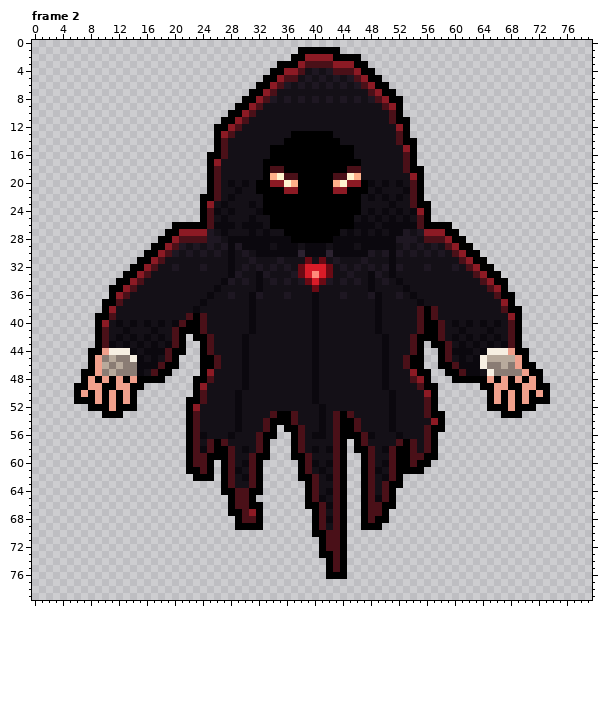
A pixel-art file gets an edit: Art/Source/Enemies_Ghost_idle.aseprite. That is the earlier state.
80x80 pixels, 4 frames. Shown: frame 2. The commit also changed other frames, which this record leaves out.
Now the later version:
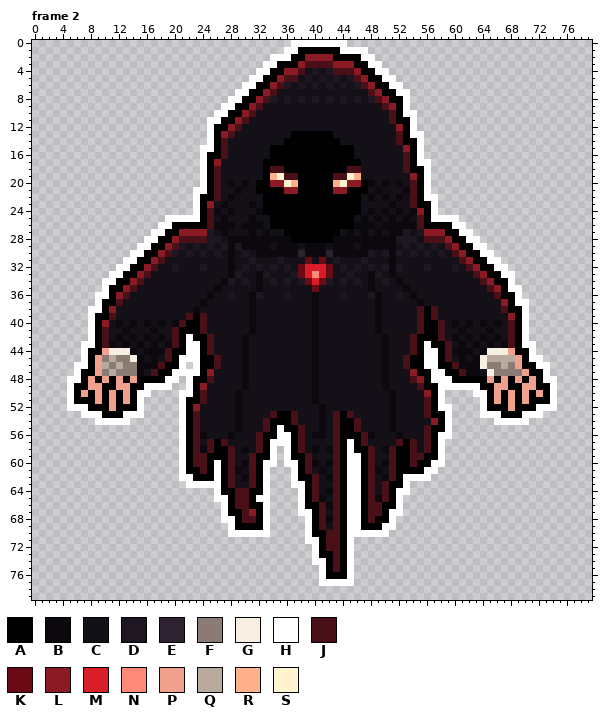
Palette (. is transparent): A #000000  B #0b080e  C #141017  D #1e1722  E #2c2230  F #8a7c74  G #f7efe2  H #ffffff  J #4a1018  K #6a0a14  L #8c1a24  M #d81c28  N #ff8a7a  P #f0a08c  Q #b8aa9c  R #ffb08a  S #fff4d0
Changes in this commit:
Changed rows in their new state; - is an unchanged pixel.
Frame 2:
first column x 5:
 0 --------------------------------HHHHHHHH------------------------------
 1 -------------------------------HH------HHHH---------------------------
 2 -----------------------------HHH----------HH--------------------------
 3 ----------------------------HH-------------HH-------------------------
 4 ---------------------------HH---------------HH------------------------
 5 --------------------------HH-----------------HH-----------------------
 6 -------------------------HH-------------------HH----------------------
 7 ------------------------HH---------------------HH---------------------
 8 -----------------------HH-----------------------H---------------------
 9 ----------------------HH------------------------H---------------------
10 ---------------------HH-------------------------HH--------------------
11 --------------------HH---------------------------H--------------------
12 --------------------H----------------------------H--------------------
13 --------------------H----------------------------HH-------------------
14 --------------------H-----------------------------H-------------------
15 -------------------HH-----------------------------H-------------------
16 -------------------H------------------------------H-------------------
17 -------------------H------------------------------HH------------------
18 -------------------H-------------------------------H------------------
19 -------------------H-------------------------------H------------------
20 -------------------H-------------------------------H------------------
21 ------------------HH-------------------------------H------------------
22 ------------------H--------------------------------HH-----------------
23 ------------------H---------------------------------H-----------------
24 ------------------H---------------------------------H-----------------
25 --------------HHHHH---------------------------------HHHH--------------
26 -------------HH----------------------------------------HH-------------
27 ------------HH------------------------------------------HH------------
28 -----------HH--------------------------------------------HH-----------
29 ----------HH----------------------------------------------HH----------
30 ---------HH------------------------------------------------HH---------
31 --------HH--------------------------------------------------HH--------
32 -------HH----------------------------------------------------HH-------
33 ------HH------------------------------------------------------HH------
34 -----HH--------------------------------------------------------H------
35 -----H---------------------------------------------------------HH-----
36 ----HH----------------------------------------------------------H-----
37 ----H-----------------------------------------------------------HH----
38 ---HH------------------------------------------------------------H----
39 ---H-------------------------------------------------------------H----
40 ---H-------------------------------------------------------------H----
41 ---H-------------------------------------------------------------H----
42 ---H-------------H-----------------------------------------------H----
43 --HH-------------HH--------------------------------H-------------HH---
44 --H--------------HH--------------------------------HH-------------H---
45 --H-------------HHH--------------------------------HH-------------HH--
46 -HH-------------H-H--------------------------------HH--------------HH-
47 -H-------------HHHH---------------------------------HH--------------H-
48 HH------------HH-H----------------------------------HHH-------------HH
49 H----------HHHH--H-----------------------------------HHHHHH----------H
50 H---------HH----HH-----------------------------------H----HH---------H
51 H---------H-----H------------------------------------H-----H---------H
52 HHH-------H-----H------------------------------------HH----H-------HHH
53 --HHH---HHH-----H-------------------------------------H----HHH---HHH--
54 ----HHHHH-------H-------------------------------------H------HHHHH----
55 ----------------H-------------H-----------------------H---------------
56 ----------------H-------------HH---------------------HH---------------
57 ----------------H------------HHH--------H------------H----------------
58 ----------------H------------H-H--------H------------H----------------
59 ----------------H------------H-H--------HH-----------H----------------
60 ----------------H----H------HH-HH-------HH----------HH----------------
61 ----------------H----H------H---H-------HH---------HH-----------------
62 ----------------HH---H------H---H-------HH------HHHH------------------
63 -----------------HHHHH------H---HH------HH------H---------------------
64 ---------------------H------H----H------HH-----HH---------------------
65 ---------------------HH----HH----H------HH-----H----------------------
66 ----------------------H-----H----H------HH-----H----------------------
67 ----------------------H-----H----HH-----HH----HH----------------------
68 ----------------------HH----H-----H-----HH----H-----------------------
69 -----------------------H----H-----H-----HH---HH-----------------------
70 -----------------------HHHHHH-----H-----HHHHHH------------------------
71 ----------------------------------HH----H-----------------------------
72 -----------------------------------H----H-----------------------------
73 -----------------------------------H----H-----------------------------
74 -----------------------------------HH---H-----------------------------
75 ------------------------------------H---H-----------------------------
76 ------------------------------------H---H-----------------------------
77 ------------------------------------HHHHH-----------------------------
Boxes around the changes in both pictures, in picture pixels (x1, y1, x2, y2):
added: (67, 40, 557, 586)
